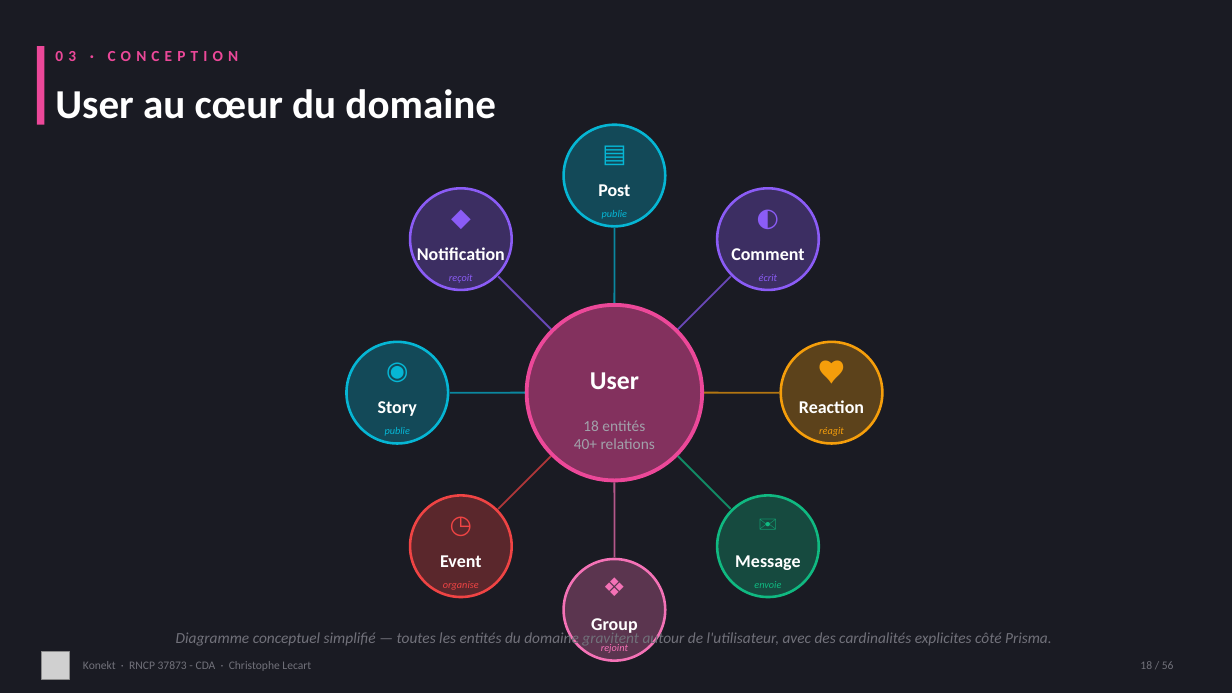
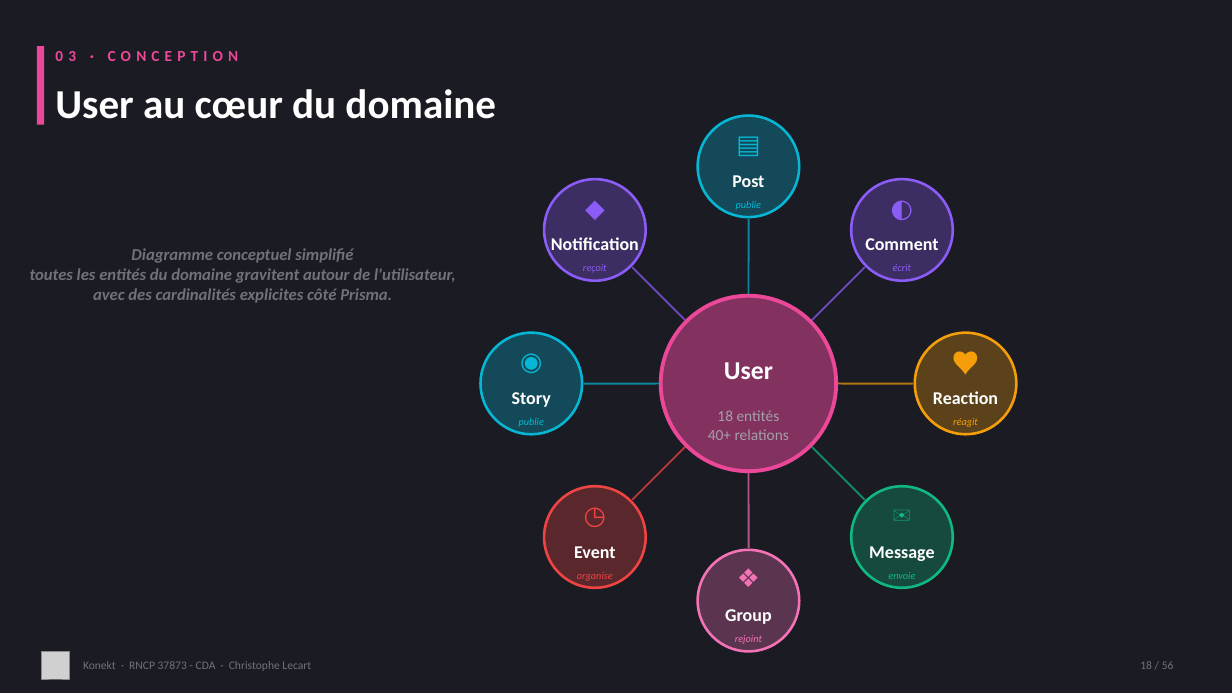
Before and after one commit to CLecart/social-network, a slide deck: slide 18 of dossier-certification/00-presentation/Konekt_RNCP_37873_Support_Visuel.pptx. Drawn at 1232x693 pixels with LibreOffice and Linux fonts; fonts in the diff are those of the drawing; grey boxes stand for pictures. Boxes give left, top, right and bottom in pixels: in the first picture for what was removed or moved away, otherwise in the second. Text is boxed around its words. In the diff, an @@ line names an element or a change of style, - is before the commit and + after.

```diff
--- a/dossier-certification/00-presentation/Konekt_RNCP_37873_Support_Visuel.pptx
+++ b/dossier-certification/00-presentation/Konekt_RNCP_37873_Support_Visuel.pptx
@@ text at box(698, 116, 799, 171): text changed; text colour #8B5CF6 to #06B6D4 @@
-◐
+▤
@@ text at box(544, 179, 646, 235): text changed; text colour #06B6D4 to #8B5CF6 @@
-▤
+◆
@@ text at box(851, 179, 953, 235): text changed; text colour #EF4444 to #8B5CF6 @@
-◷
+◐
@@ text at box(30, 248, 456, 303): text changed; size 12 to 13 pt; bold on @@
-Diagramme conceptuel simplifié — toutes les entités du domaine gravitent autour de l'utilisateur, avec des cardinalités explicites côté Prisma.
+Diagramme conceptuel simplifié
+toutes les entités du domaine gravitent autour de l'utilisateur,
+avec des cardinalités explicites côté Prisma.
@@ line moved from (678, 329) - (731, 276) to (685, 320) - (632, 267) @@
@@ line moved from (551, 329) - (498, 276) to (812, 320) - (865, 267) @@
@@ text at box(544, 486, 646, 542): text changed; text colour #F472B6 to #EF4444 @@
-❖
+◷
@@ 20 texts, 9 ellipses, 6 lines: place and size @@
-20 texts, 9 ellipses, 6 lines at box(347, 125, 883, 661)
+20 texts, 9 ellipses, 6 lines at box(481, 116, 1017, 652)
@@ text at box(851, 486, 953, 542): text changed; text colour #8B5CF6 to #10B981 @@
-◆
+✉
@@ text at box(698, 550, 799, 605): text changed; text colour #10B981 to #F472B6 @@
-✉
+❖
```
Also in this commit, not shown: 15 other slides changed, 6 other files.
